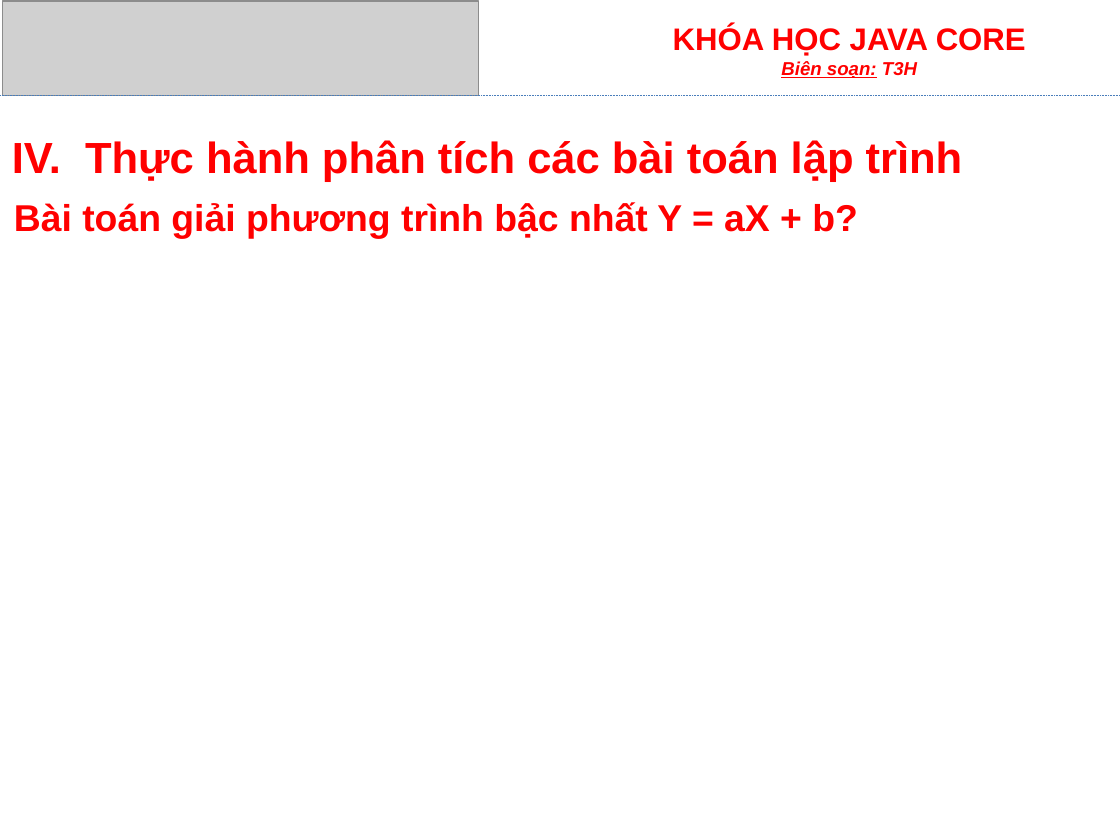
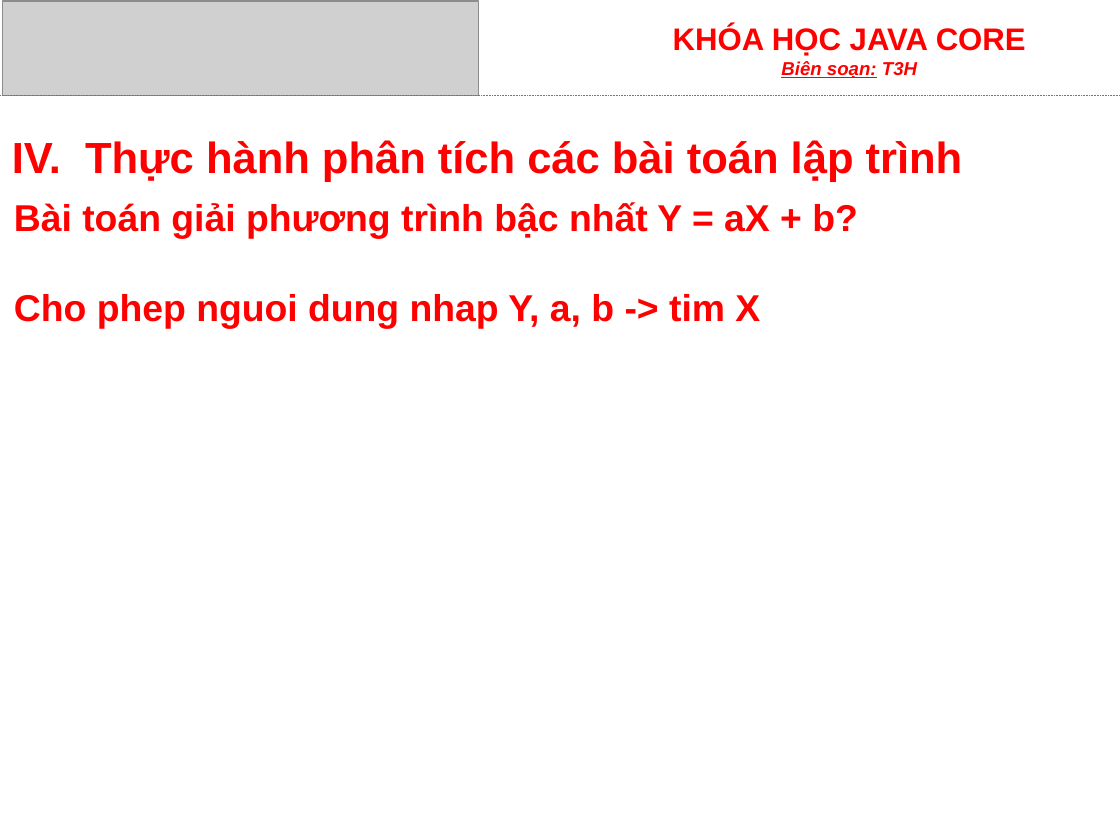
Before and after one commit to Locdote/hocfe, a slide deck: slide 14 of hocbe/tai-lieu/be/Bai1-LamQuenVoiJava.pptx. Drawn at 1120x840 pixels with LibreOffice and Linux fonts; fonts in the diff are those of the drawing; grey boxes stand for pictures. Boxes give left, top, right and bottom in pixels: in the first picture for what was removed or moved away, otherwise in the second. Text is boxed around its words. In the diff, an @@ line names an element or a change of style, - is before the commit and + after.

```diff
--- a/hocbe/tai-lieu/be/Bai1-LamQuenVoiJava.pptx
+++ b/hocbe/tai-lieu/be/Bai1-LamQuenVoiJava.pptx
@@ text at (14, 294, 760, 328): paragraph added @@
+Cho phep nguoi dung nhap Y, a, b -> tim X
```
Also in this commit, not shown: 2 other slides changed, 20 other files.
